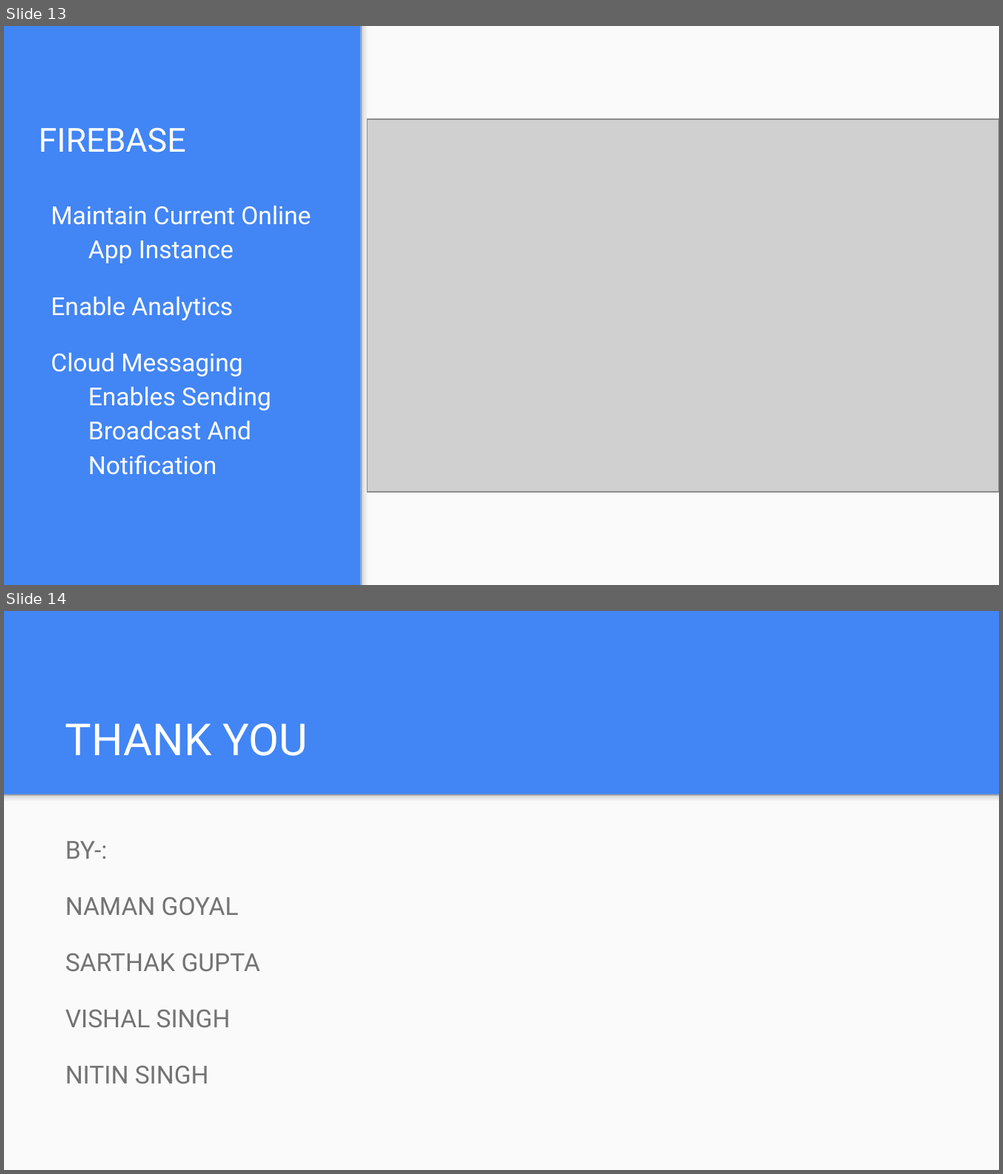
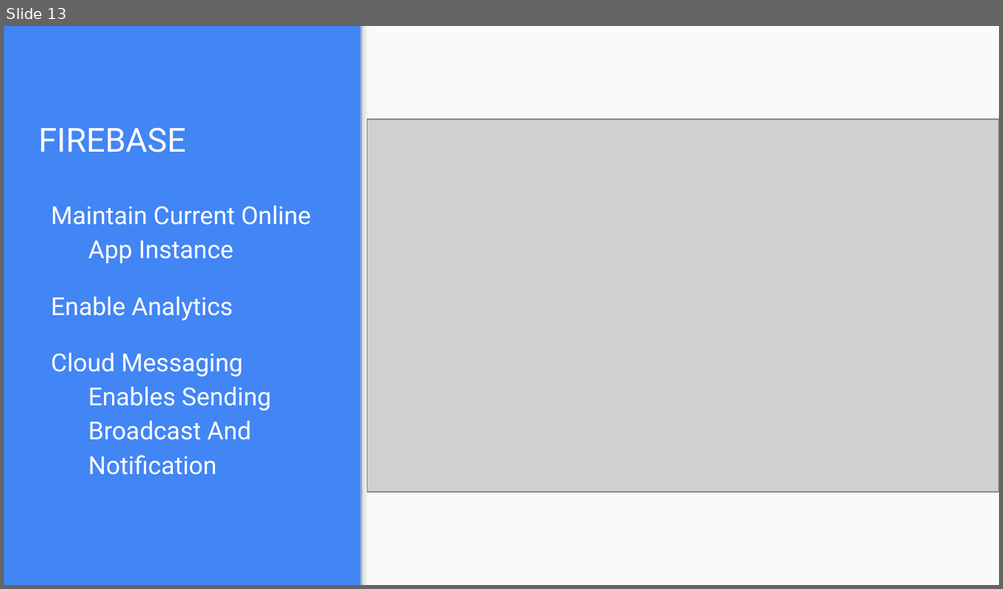
Before and after one commit to thenamangoyal/software-systems-lab, a slide deck: 8. End Semester Demo (25 April 2017)/EVENTSAPP.pptx. Shown one above the other, each under a label of ours: slides 13 and 14 before the commit, slide 13 after it. The pictures are 1003x1174 and 1003x589 pixels, drawn with LibreOffice and Linux fonts; fonts in the diff are those of the drawing; grey boxes stand for pictures. Boxes give left, top, right and bottom in pixels: in the first picture for what was removed or moved away, otherwise in the second. Text is boxed around its words. In the diff, an @@ line names an element or a change of style, - is before the commit and + after.

```diff
--- a/8. End Semester Demo (25 April 2017)/EVENTSAPP.pptx
+++ b/8. End Semester Demo (25 April 2017)/EVENTSAPP.pptx
@@ slide 14 removed at (4, 611, 999, 1170), background #4285F4 @@
@@ title removed at (65, 723, 307, 756) @@
-THANK YOU
@@ rectangle removed at (4, 794, 999, 1170) @@
@@ rectangle removed at (4, 794, 999, 806) @@
@@ text removed at (65, 841, 260, 1085) @@
-BY-:
-NAMAN GOYAL
-SARTHAK GUPTA
-VISHAL SINGH
-NITIN SINGH
```
Also in this commit, not shown: 1 slide changed, 1 slide added.
